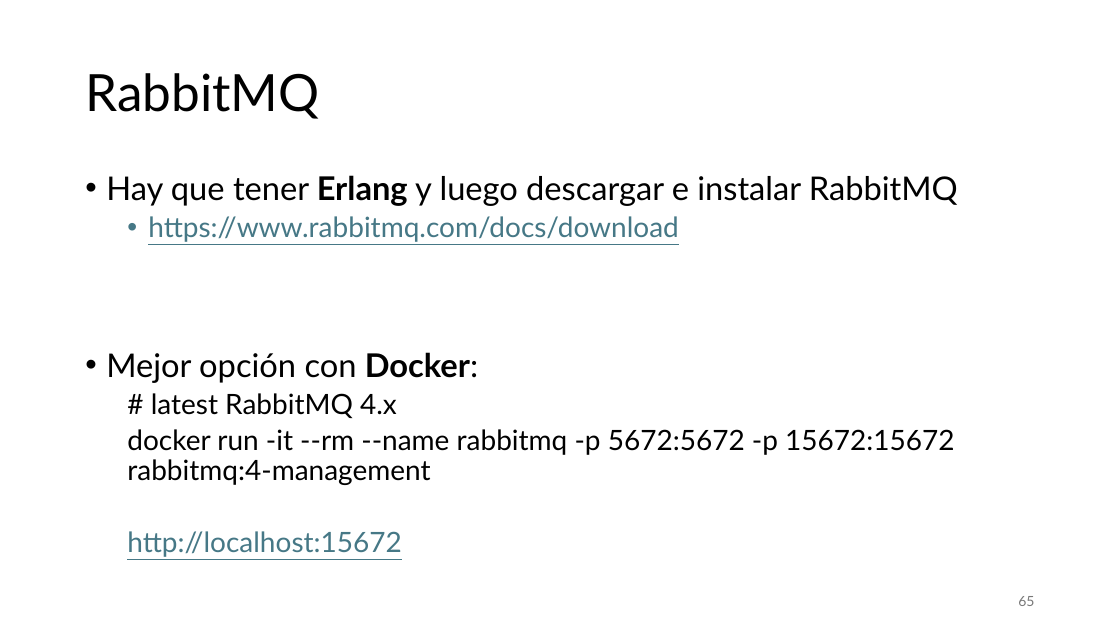
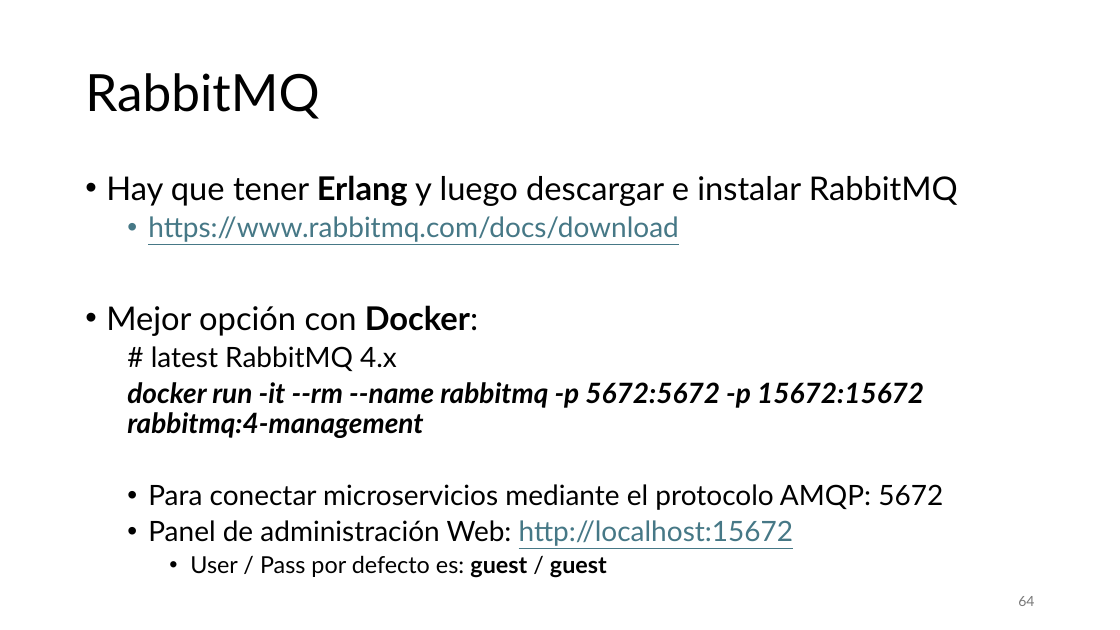
Before and after one commit to aldebarran22/CURSO_CPP_SERVICIOS_30H, a slide deck: slide 64 of doc/3_Comunicacion_microservicios_C++.pptx (slide 65 before the commit). Drawn at 1120x630 pixels with LibreOffice and Linux fonts; fonts in the diff are those of the drawing. Boxes give left, top, right and bottom in pixels: in the first picture for what was removed or moved away, otherwise in the second. Text is boxed around its words. In the diff, an @@ line names an element or a change of style, - is before the commit and + after.

```diff
--- a/doc/3_Comunicacion_microservicios_C++.pptx
+++ b/doc/3_Comunicacion_microservicios_C++.pptx
@@ text at [127,382,924,438]: bold on, italic on in "docker run -it --rm --name rabbitmq -p ..." @@
@@ text at [148,484,943,578]: text changed; text colour #467886 to #000000 @@
-  http://localhost:15672
+  • Para conectar microservicios mediante el protocolo AMQP: 5672
+  • Panel de administración Web: http://localhost:15672
+    • User / Pass por defecto es: guest / guest
@@ page number at [1018,596,1034,606]: text changed @@
-65
+64
```
Also in this commit, not shown: 2 other slides changed, 2 slides added, 11 other files.
